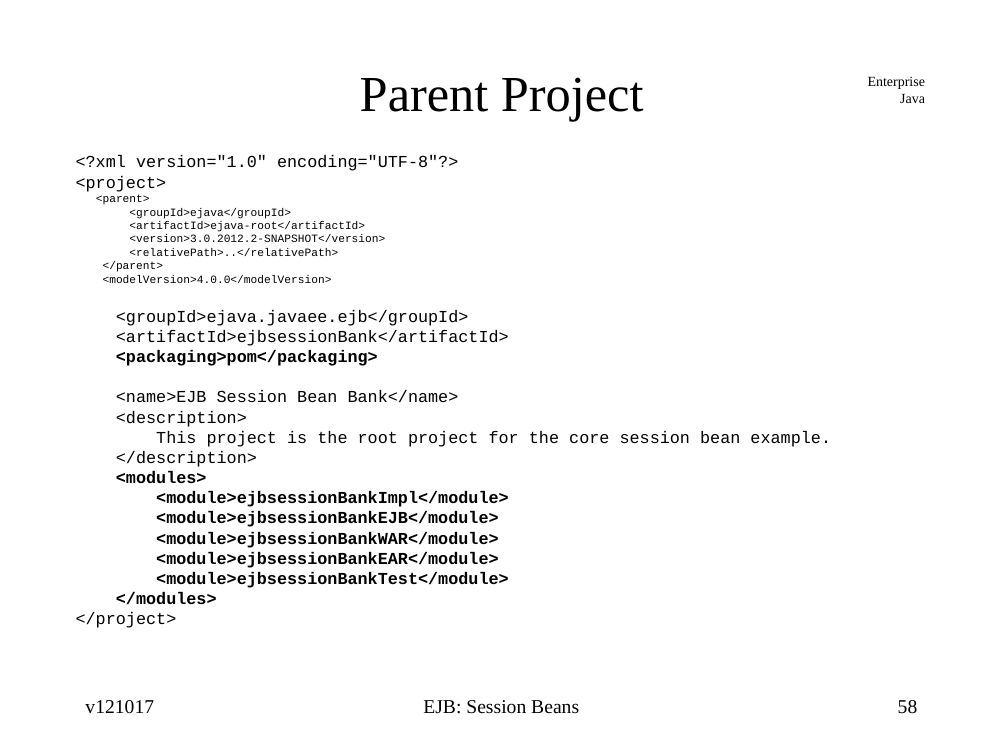
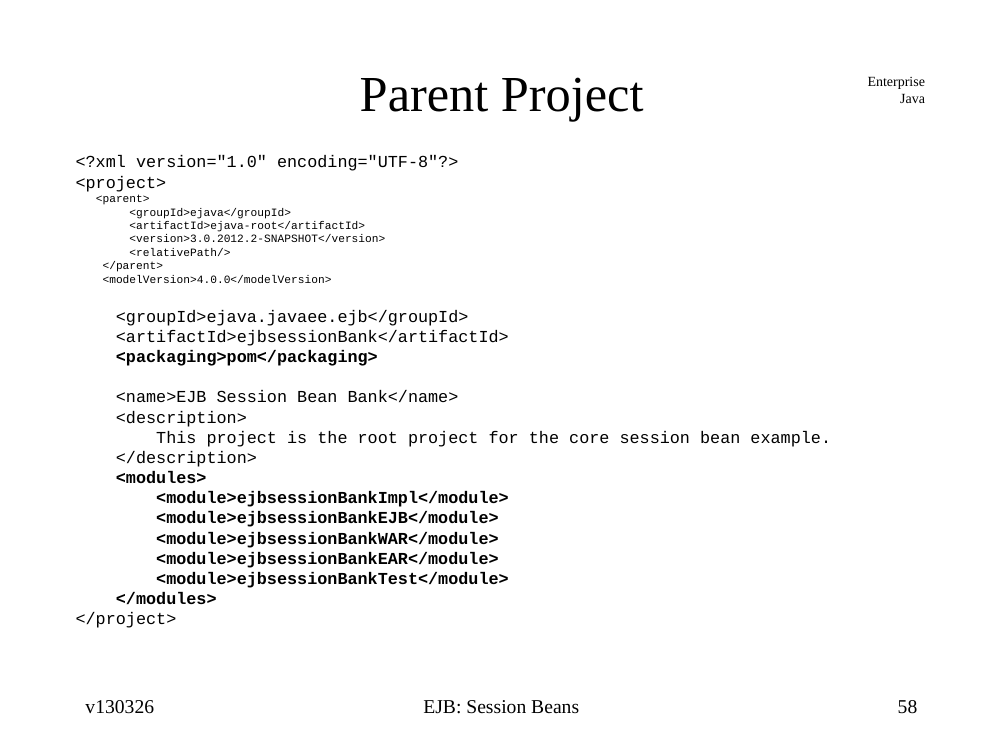
Before and after one commit to jcstaff/ejava-javaee, a slide deck: slide 58 of ejbsessionBank/src/site/resources/lectures/ejbSession.ppt. Drawn at 1008x756 pixels with LibreOffice and Linux fonts; fonts in the diff are those of the drawing. Boxes give left, top, right and bottom in pixels: in the first picture for what was removed or moved away, otherwise in the second. Text is boxed around its words. In the diff, an @@ line names an element or a change of style, - is before the commit and + after.

```diff
--- a/ejbsessionBank/src/site/resources/lectures/ejbSession.ppt
+++ b/ejbsessionBank/src/site/resources/lectures/ejbSession.ppt
@@ text at bbox=[129, 248, 230, 256]: text changed @@
-<relativePath>..</relativePath>
+<relativePath/>
@@ text at bbox=[85, 700, 154, 714]: text changed @@
-v121017
+v130326
```
Also in this commit, not shown: 72 other slides changed, 1 slide added, 1 slide removed, 1 other file.
